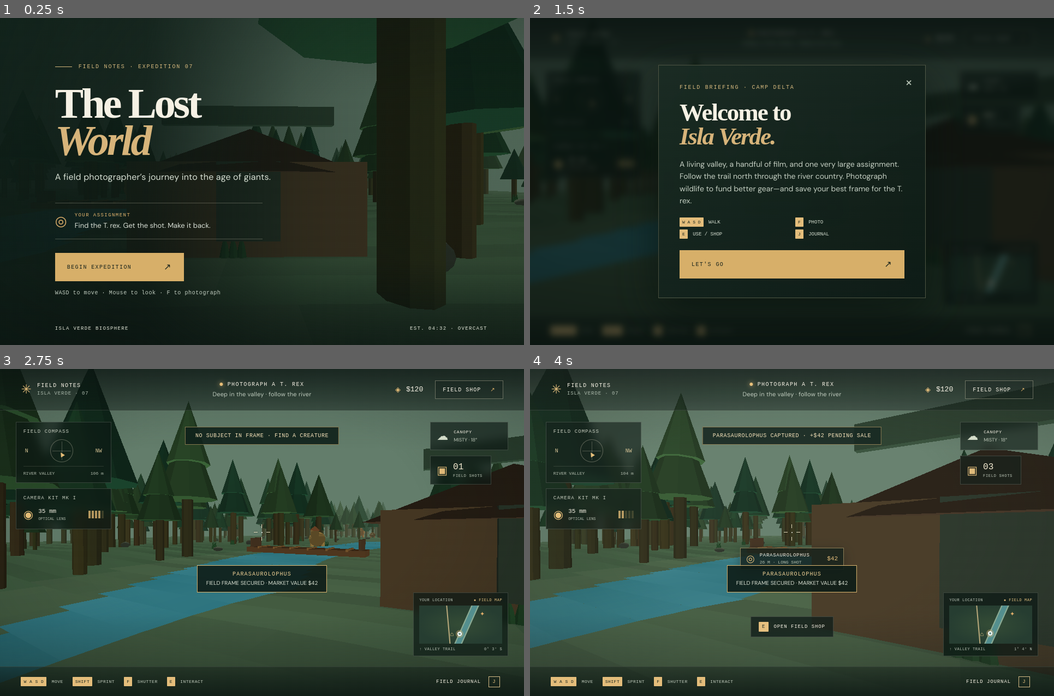
Above: before the commit, frames 1-4 (two rows, left to right).
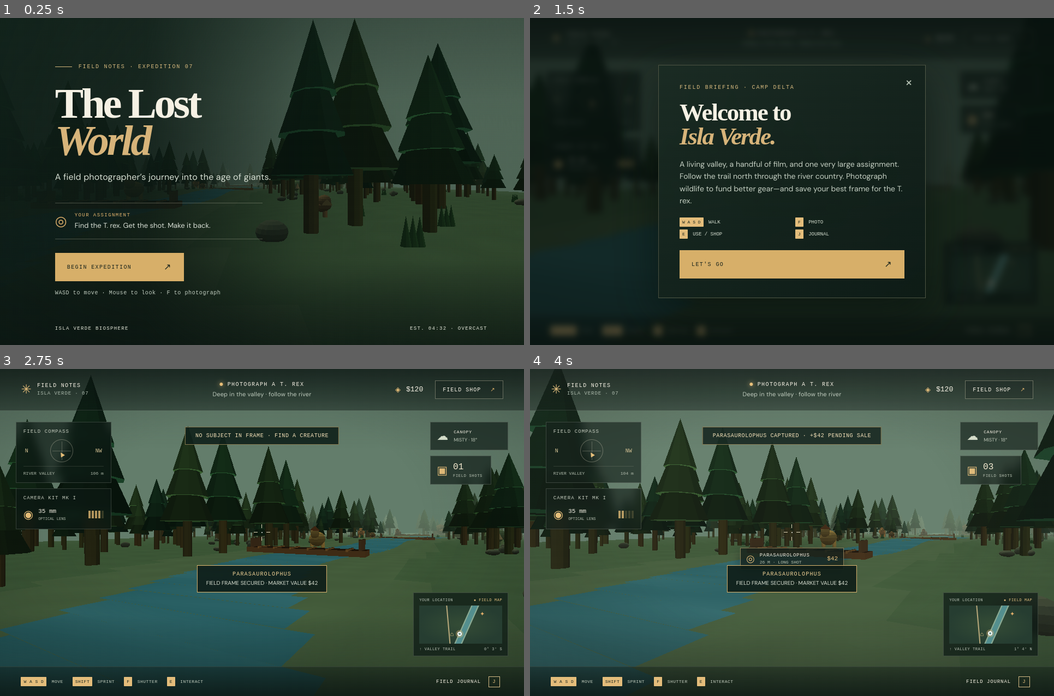
Above: after the commit, the same moments.

Repository: Ryans24k/PlayGround
Game: browser game, page index.html
Two runs of this game, one before a commit and one after it. Both use one fixed random seed, a clock stepped at 60 frames per second and the inputs below.
Inputs:
- Up to frame 1 (0.25 s): no input
- Up to frame 2 (1.5 s): click "BEGIN EXPEDITION ↗" at 0.27 s; click "LET'S GO ↗" at 0.52 s; click "BEGIN EXPEDITION ↗" at 0.77 s; hold D from 1.03 s (still down); tap Space at 1.1 s
- Up to frame 3 (2.75 s): release D at 1.53 s; hold S 1.58-1.85 s; tap Space at 1.6, 2.1, 2.6 s; click "LET'S GO ↗" at 1.77 s; hold A 1.9-2.47 s; hold W from 2.52 s (still down)
- Up to frame 4 (4 s): release W at 2.82 s; hold D 2.87-3.53 s; tap Space at 3.1, 3.6 s; hold W 3.58-3.82 s; hold A from 3.87 s (still down)

The runs differ from the first frame. In frame 1, 23% of the frame differs, in the area x 34-100%, y 0-87%; in frame 2, 0.8%; in frame 3, 30%; in frame 4, 34%, in the area x 0-100%, y 5-91%.

Commit message:
Save source and v2 conversation for issue #19
Run: 41495528435
Generation: 41495528435-1793643819988

Diff:
--- a/game.js
+++ b/game.js
@@ -2,8 +2,8 @@
 const $=id=>document.getElementById(id),canvas=$('world'),gl=canvas.getContext('webgl',{antialias:true,alpha:false});
 if(!gl){document.body.innerHTML='<p style="color:white;padding:2rem">Please enable WebGL to enter the expedition.</p>';return}
 const ui={start:$('start-screen'),hud:$('hud'),shop:$('shop-modal'),journal:$('journal-modal'),welcome:$('welcome-modal …(575 unchanged characters)…
-const vs=`attribute vec3 p,n,c;uniform mat4 P,V,M;uniform vec3 sun,eye;varying vec3 col;varying float fog,lit;void main(){vec4 w=M*vec4(p,1.);col=c;lit=.55+max(dot(normalize(mat3(M)*n),normalize(sun)),0.)*.56;fog=clamp((distance(w.xyz,eye)-28.)/118.,0.,.86);gl_Position=P*V*w;}`;
-const fs=`precision mediump float;varying vec3 col;varying float fog,lit;uniform vec3 fogCol;void main(){gl_FragColor=vec4(mix(col*lit,fogCol,fog),1.);}`;
+const vs=`attribute vec3 p,n,c;uniform mat4 P,V,M;varying vec3 col,worldPos,worldNormal;void main(){vec4 w=M*vec4(p,1.);worldPos=w.xyz;worldNormal=normalize(mat3(M)*n);col=c;gl_Position=P*V*w;}`;
+const fs=`precision mediump float;varying vec3 col,worldPos,worldNormal;uniform vec3 sun,eye,fogCol;void main(){vec3 normal=normalize(worldNormal);float diffuse=max(dot(normal,normalize(sun)),0.);float hemi=normal.y*.5+.5;vec3 ambient=mix(vec3(.39,.38,.32),vec3(.78,.83,.78),hemi);vec3 lit=col*(ambient*.72+vec3(1.,.91,.76)*diffuse*.48);float fog=clamp((distance(worldPos,eye)-30.)/112.,0.,.9);fog=fog*fog*(3.-2.*fog);gl_FragColor=vec4(mix(lit,fogCol,fog),1.);}`;
 function compile(t,s){let a=gl.createShader(t);gl.shaderSource(a,s);gl.compileShader(a);if(!gl.getShaderParameter(a,gl. …(251 unchanged characters)…
 const loc={p:gl.getAttribLocation(program,'p'),n:gl.getAttribLocation(program,'n'),c:gl.getAttribLocation(program,'c'), …(238 unchanged characters)…
 const mat=()=>new Float32Array(16),ident=()=>{let m=mat();m[0]=m[5]=m[10]=m[15]=1;return m};
@@ -27,18 +27,18 @@
 function riverX(z){return 3.8*Math.sin(z*.072)+1.2*Math.sin(z*.17)}
 function buildWorld(){
 // Forest floor vertices, subtle trail and damp river banks
-for(let zi=0;zi<144;zi++)for(let xi=0;xi<90;xi++){let x=-45+ …(239 unchanged characters)… 7]:path<2.1?[.43,.39,.27]:[.25,.36,.25];let noise=.92+.08*Math.sin(x*12.7+z*2.9)*Math.cos(z*5.1);let col=base.map(q=>q*noise);let n=[0,1,0];for(let p of [0,1,2,0,2,3]){staticP.push(...pts[p]);staticN.push(...n);staticC.push(...col)}}
+for(let zi=0;zi<144;zi++)for(let xi=0;xi<90;xi++){let x=-45+ …(239 unchanged characters)… 7]:path<2.1?[.43,.39,.27]:[.25,.36,.25];for(let i of [0,1,2,0,2,3]){let pt=pts[i],e=.45,n=norm([terrainY(pt[0]-e,pt[2])-terrainY(pt[0]+e,pt[2]),2*e,terrainY(pt[0],pt[2]-e)-terrainY(pt[0],pt[2]+e)]),noise=.96+.035*Math.sin(pt[0]*2.1+pt[2]*1.7)*Math.cos(pt[2]*1.3-pt[0]*.8);staticP.push(...pt);staticN.push(...n);staticC.push(...base.map(q=>q*noise))}}
 // winding river ribbon
-for(let z=8;z>-136;z-=1){let x1=riverX(z)-2.5,x2=riverX(z)+2.5,z2=z-1;for(let p of [[x1,.08,z],[x1,.08,z2],[x2,.08,z2],[x1,.08,z],[x2,.08,z2],[x2,.08,z]]){staticP.push(...p);staticN.push(0,1,0);let glint=(Math.sin(z*1.1+p[0]*.7)+1)*.025;staticC.push(.16+glint,.43+glint,.47+glint)}}
+for(let z=8;z>-136;z-=1){let x1=riverX(z)-2.5,x2=riverX(z)+2.5,z2=z-1;for(let p of [[x1,0,z],[x1,0,z2],[x2,0,z2],[x1,0,z],[x2,0,z2],[x2,0,z]]){let wave=Math.sin(p[2]*1.35+p[0]*.8)*.012;p[1]=terrainY(p[0],p[2])+.035+wave;staticP.push(...p);staticN.push(0,1,0);let across=(p[0]-riverX(p[2]))/2.5,glint=Math.max(0,Math.sin(p[2]*1.1+p[0]*.7))*.035,edge=Math.abs(across);staticC.push(.13+glint+edge*.025,.34+glint+edge*.035,.39+glint+edge*.045)}}
 // bridges crossing the stream
 for(let z of [-16,-49,-82]){let x=riverX(z);push('box',x,.26,z,8,.35,1.5,[.39,.27,.15]);for(let a=-3;a<=3;a+=1.2){push('box',x+a,.43,z, .13,.15,1.52,[.55,.39,.2])}for(let s of [-1,1]){push('box',x+s*3.7,.74,z, .13,.65,1.3,[.33,.24,.15])}}
 // camp, canvas tent and field depot
 push('box',-2,.35,2,3.8,.7,3.1,[.28,.22,.14]);push('cone',-2,1.2,2,.0+2.35,2,1.85,[.72,.54,.32]);push('box',-2,.55,.13,.8,.9,.09,[.2,.25,.19]);push('cyl',-5,.7,-.5,.08,1.4,.08,[.21,.2,.13]);push('cone',-5,1.55,-.5,.15,.4,.15,[.83,.56,.25]);
-// shop cabin right beside spawn
-push('box',4.4,1,-7,4.6,2,3.8,[.34,.27,.17]);push('cone',4.4,2.4,-7,3.0,1.2,2.5,[.25,.19,.13]);push('box',4.4,1.25,-5.02,1.2,1.5,.1,[.19,.25,.19]);push('box',4.4,2.85,-5.03,3.2,.35,.13,[.2,.3,.22]);
+// shop cabin is pushed well off the spawn sightline while staying within easy reach
+push('box',20,1,-7,4.2,2,3.4,[.34,.27,.17]);push('cone',20,2.4,-7,2.75,1.2,2.25,[.25,.19,.13]);push('box',20,1.25,-5.22,1.1,1.5,.1,[.19,.25,.19]);push('box',20,2.85,-5.23,3,.35,.13,[.2,.3,.22]);
 // distant ridge and abundant procedural trees, clear walkable trail corridor
 let seed=917;const rand=()=>{seed=(seed*1664525+1013904223)>>>0;return seed/4294967296};
-for(let i=0;i<530;i++){let z=5-rand()*132,x=(rand()-.5)*79;if(Math.abs(x)<4.4&&z>-94)continue;if(Math.abs(x-riverX(z))<3.6)continue;let scale=.72+rand()*1.5,y=terrainY(x,z),trunk=[.2+rand()*.05,.2+rand()*.03,.11];push('cyl',x,y+1.6*scale,z,.18*scale,3.2*scale,.18*scale,trunk);let green=[[.1,.26,.17],[.13,.3,.18],[.2,.34,.19],[.16,.29,.16]][Math.floor(rand()*4)];push('cone',x,y+3.1*scale,z,.95*scale,2.6*scale,.95*scale,green);if(rand()>.55)push('cone',x+(rand()-.5)*.4,y+3.9*scale,z,.68*scale,2*scale,.68*scale,green.map(q=>q*1.12));}
+for(let i=0;i<530;i++){let z=5-rand()*132,x=(rand()-.5)*79;if((Math.abs(x)<4.4&&z>-94)||Math.hypot(x-20,z+7)<9)continue;if(Math.abs(x-riverX(z))<3.6)continue;let scale=.62+rand()*1.18,y=terrainY(x,z),trunk=[.2+rand()*.05,.2+rand()*.03,.11];push('cyl',x,y+1.6*scale,z,.18*scale,3.2*scale,.18*scale,trunk);let green=[[.1,.26,.17],[.13,.3,.18],[.2,.34,.19],[.16,.29,.16]][Math.floor(rand()*4)];push('cone',x,y+2.55*scale,z,1.02*scale,2.35*scale,1.02*scale,green.map(q=>q*.78));push('cone',x,y+3.45*scale,z,.82*scale,2.25*scale,.82*scale,green);push('cone',x+(rand()-.5)*.14,y+4.2*scale,z,.57*scale,1.8*scale,.57*scale,green.map(q=>q*1.12));}
 // ferns and stones punctuate the clearings
 for(let i=0;i<120;i++){let x=(rand()-.5)*54,z=4-rand()*110;if(Math.abs(x)<4&&z>-80)continue;let y=terrainY(x,z);if(rand()>.4)push('sphere',x,y+.2,z,.2+rand()*.3,.16+rand()*.2,.2+rand()*.28,[.3,.34,.27]);else for(let j=0;j<3;j++)push('cone',x+(j-1)*.16,y+.35,z,.12,.7,.12,[.16,.34,.18])}
 }
@@ -86,7 +86,7 @@
 let touchMove={x:0,y:0},mobileRunning=false;const joy=$('joystick'),knob=$('joy-knob');if(joy){let joyId=null;const joy …(930 unchanged characters)…
 const lookZone=$('look-zone');let lookId=null,lx=0,ly=0;lookZone.addEventListener('pointerdown',e=>{lookId=e.pointerId; …(426 unchanged characters)…
 function updateTarget(){target=null;let best=-1;const dir=cameraDir();for(let a of animals){let bob=Math.sin(animTime*1 …(331 unchanged characters)…
-if(target){ui.target.classList.remove('hidden');ui.targetNam …(219 unchanged characters)… dden');let shopDist=Math.hypot(player.x-4.4,player.z+7);nearShop=shopDist<6;ui.prom …(705 unchanged characters)…
+if(target){ui.target.classList.remove('hidden');ui.targetNam …(219 unchanged characters)… dden');let shopDist=Math.hypot(player.x-20,player.z+7);nearShop=shopDist<6;ui.prom …(705 unchanged characters)…
 function resize(){let dpr=Math.min(devicePixelRatio||1,1.7),w=Math.floor(canvas.clientWidth*dpr),h=Math.floor(canvas.clientHeight*dpr);if(canvas.width!==w||canvas.height!==h){canvas.width=w;canvas.height=h;gl.viewport(0,0,w,h)}}
 function render(now){let elapsed=Math.max(0,(now-last)/1000);last=now;animTime+=Math.min(.05,elapsed);resize();move(Mat …(564 unchanged characters)…
 for(let a of animals){let x=a.x+Math.sin(animTime*.35+a.phase)*.8,z=a.z+Math.cos(animTime*.31+a.phase)*.7,y=terrainY(x, …(315 unchanged characters)…
Not shown, changed: .omgithub/checkpoint.json
Not shown, changed: .omgithub/conversation.json
